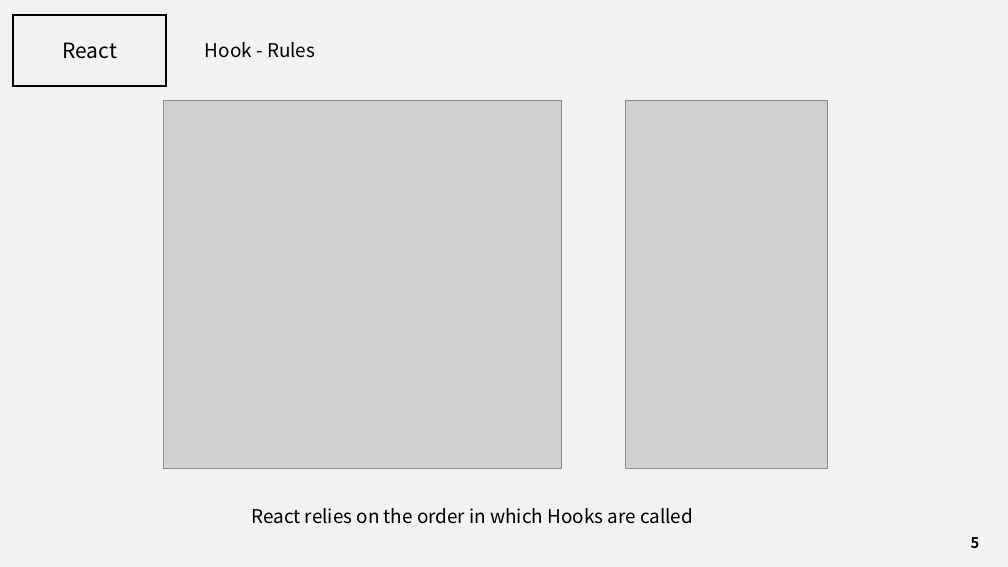
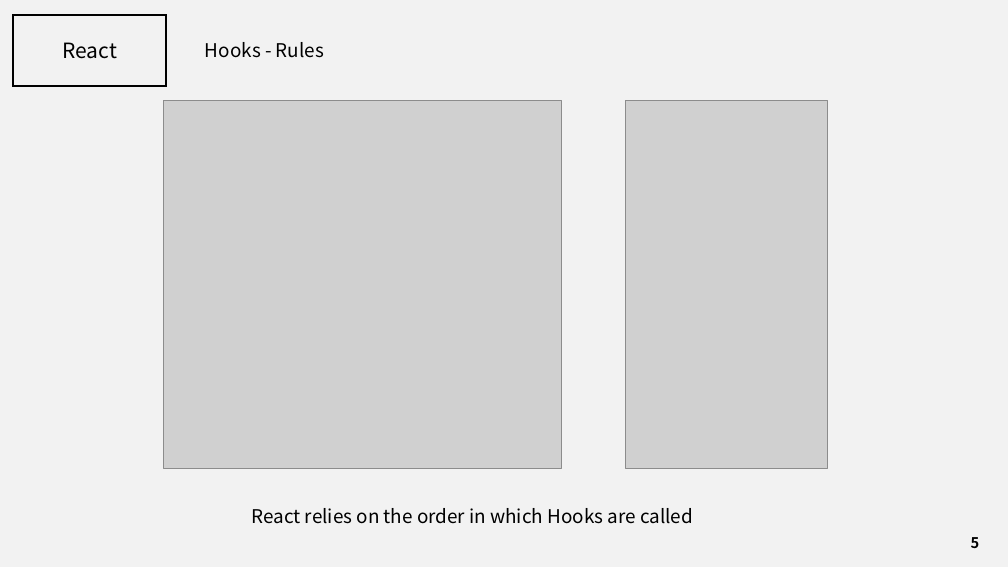
Before and after one commit to J3SUNG/Seminar, a slide deck: slide 5 of 210210_React_2.pptx. Drawn at 1008x567 pixels with LibreOffice and Linux fonts; fonts in the diff are those of the drawing; grey boxes stand for pictures. Boxes give left, top, right and bottom in pixels: in the first picture for what was removed or moved away, otherwise in the second. Text is boxed around its words. In the diff, an @@ line names an element or a change of style, - is before the commit and + after.

```diff
--- a/210210_React_2.pptx
+++ b/210210_React_2.pptx
@@ text at box(205, 42, 324, 58): text changed @@
-Hook - Rules
+Hooks - Rules
```
Also in this commit, not shown: 5 other slides changed, 2 slides added, 40 slides removed, 1 other file.
